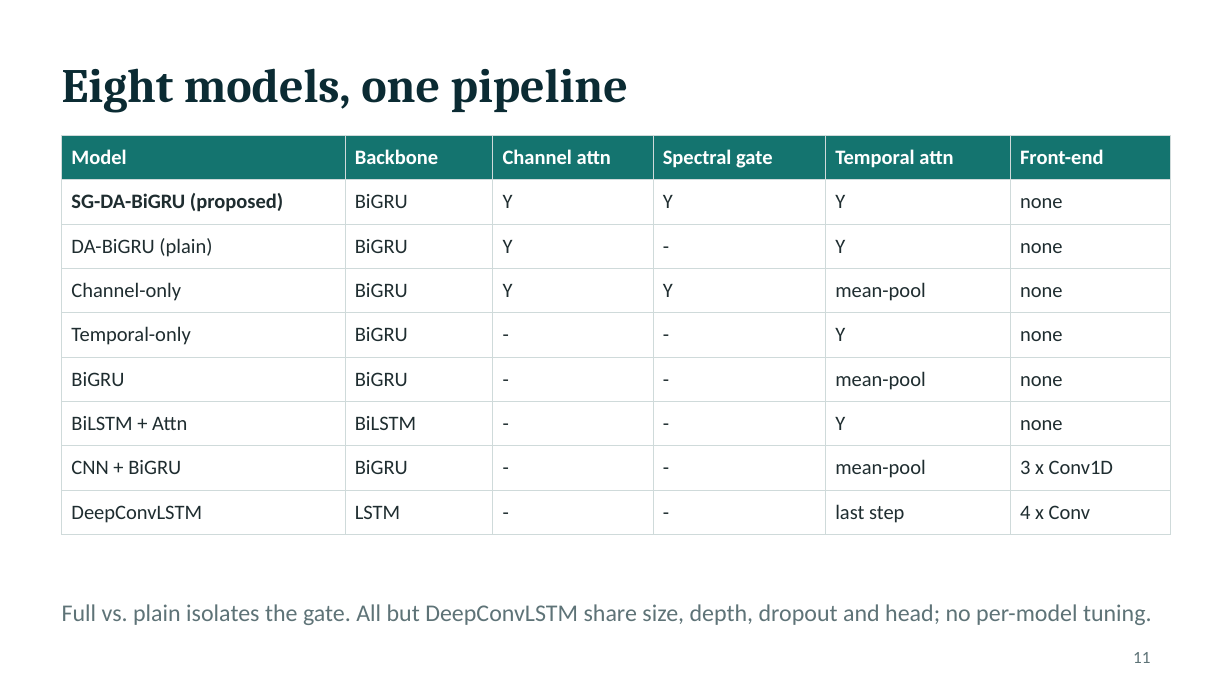
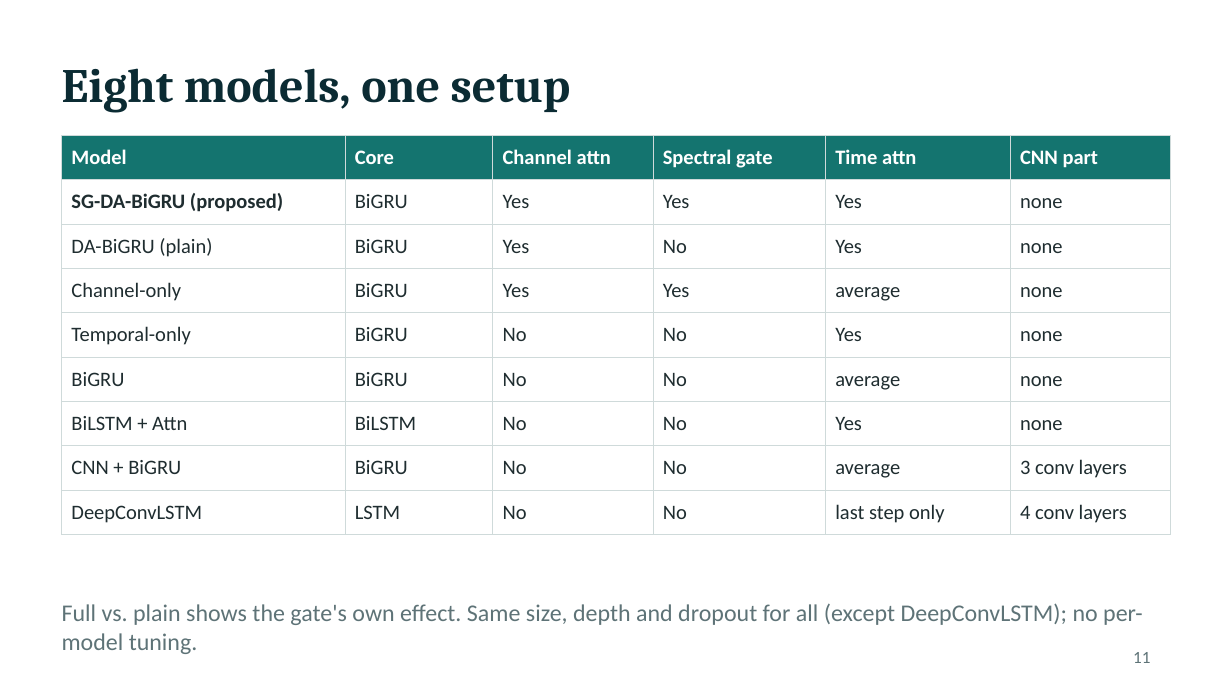
Before and after one commit to himanshmunjal/Dual-attention-HAR, a slide deck: slide 11 of presentation/HAR_Review_Presentation.pptx. Drawn at 1232x693 pixels with LibreOffice and Linux fonts; fonts in the diff are those of the drawing. Boxes give left, top, right and bottom in pixels: in the first picture for what was removed or moved away, otherwise in the second. Text is boxed around its words. In the diff, an @@ line names an element or a change of style, - is before the commit and + after.

```diff
--- a/presentation/HAR_Review_Presentation.pptx
+++ b/presentation/HAR_Review_Presentation.pptx
@@ title at bbox=[62, 68, 571, 112]: text changed @@
-Eight models, one pipeline
+Eight models, one setup
@@ table at bbox=[62, 136, 1170, 527] @@
-row 1: Model | Backbone | Channel attn | Spectral gate | Temporal attn | Front-end
+row 1: Model | Core | Channel attn | Spectral gate | Time attn | CNN part
-row 2: SG-DA-BiGRU (proposed) | BiGRU | Y | Y | Y | none
+row 2: SG-DA-BiGRU (proposed) | BiGRU | Yes | Yes | Yes | none
-row 3: DA-BiGRU (plain) | BiGRU | Y | - | Y | none
+row 3: DA-BiGRU (plain) | BiGRU | Yes | No | Yes | none
-row 4: Channel-only | BiGRU | Y | Y | mean-pool | none
+row 4: Channel-only | BiGRU | Yes | Yes | average | none
-row 5: Temporal-only | BiGRU | - | - | Y | none
+row 5: Temporal-only | BiGRU | No | No | Yes | none
-row 6: BiGRU | BiGRU | - | - | mean-pool | none
+row 6: BiGRU | BiGRU | No | No | average | none
-row 7: BiLSTM + Attn | BiLSTM | - | - | Y | none
+row 7: BiLSTM + Attn | BiLSTM | No | No | Yes | none
-row 8: CNN + BiGRU | BiGRU | - | - | mean-pool | 3 x Conv1D
+row 8: CNN + BiGRU | BiGRU | No | No | average | 3 conv layers
-row 9: DeepConvLSTM | LSTM | - | - | last step | 4 x Conv
+row 9: DeepConvLSTM | LSTM | No | No | last step only | 4 conv layers
@@ text at bbox=[62, 603, 1143, 654]: text changed @@
-Full vs. plain isolates the gate. All but DeepConvLSTM share size, depth, dropout and head; no per-model tuning.
+Full vs. plain shows the gate's own effect. Same size, depth and dropout for all (except DeepConvLSTM); no per-model tuning.
```
Also in this commit, not shown: 21 other slides changed, 17 other files.
